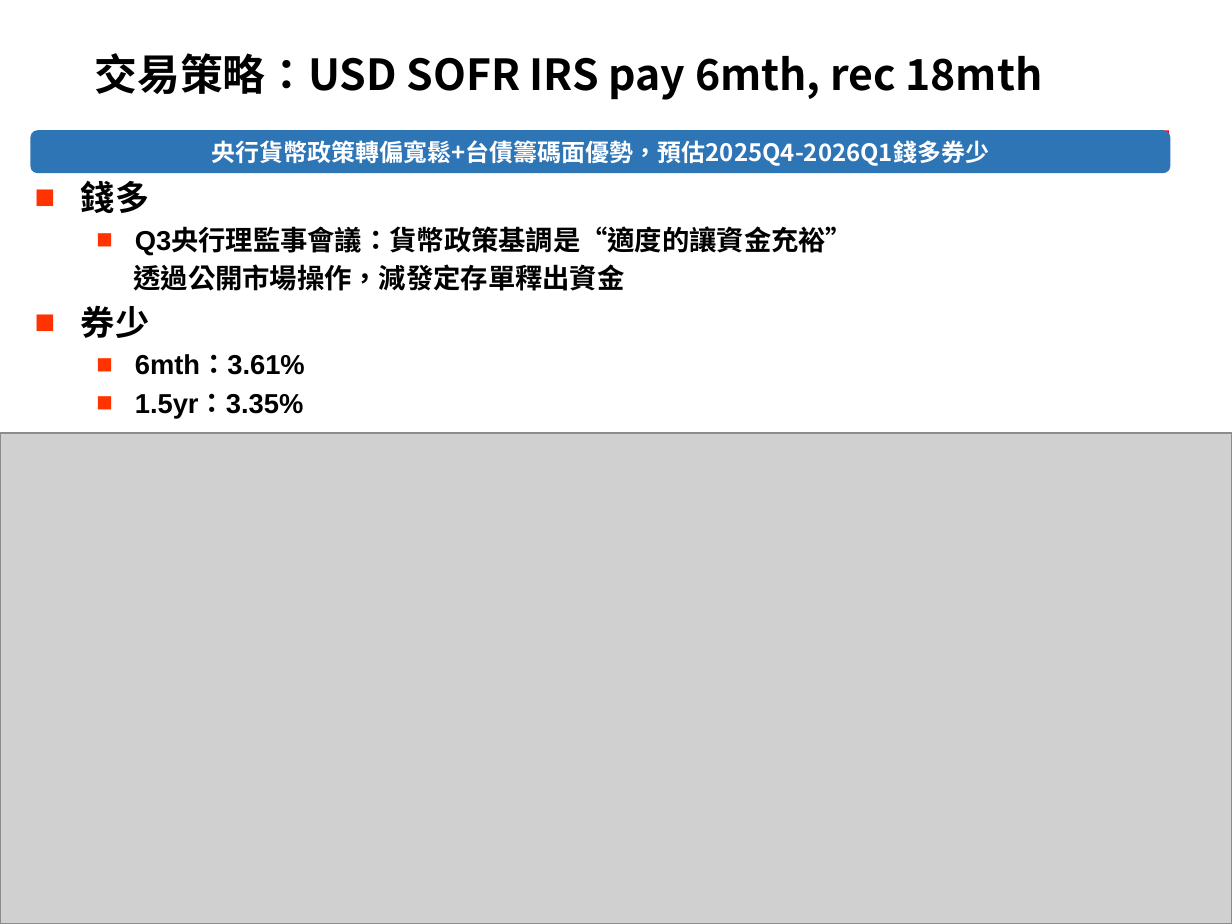
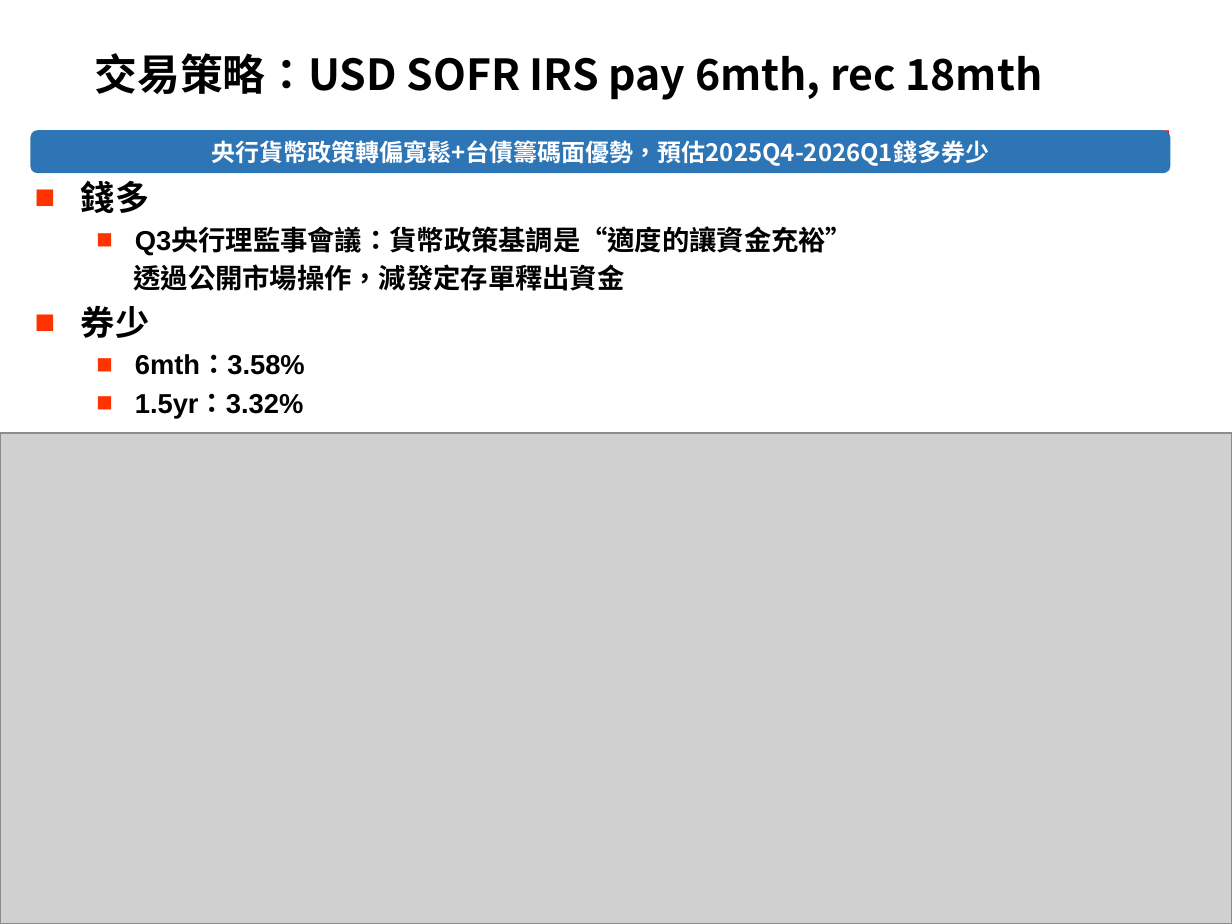
Before and after one commit to mark838308/Mark-Wang, a slide deck: slide 1 of 6m18m flatten.pptx. Drawn at 1232x924 pixels with LibreOffice and Linux fonts; fonts in the diff are those of the drawing; grey boxes stand for pictures; background and template pictures are left out. Boxes give left, top, right and bottom in pixels: in the first picture for what was removed or moved away, otherwise in the second. Text is boxed around its words. In the diff, an @@ line names an element or a change of style, - is before the commit and + after.

```diff
--- a/6m18m flatten.pptx
+++ b/6m18m flatten.pptx
@@ text at bbox=[135, 354, 305, 418]: text changed @@
-  ■ 6mth：3.61%
-  ■ 1.5yr：3.35%
+  ■ 6mth：3.58%
+  ■ 1.5yr：3.32%
```
